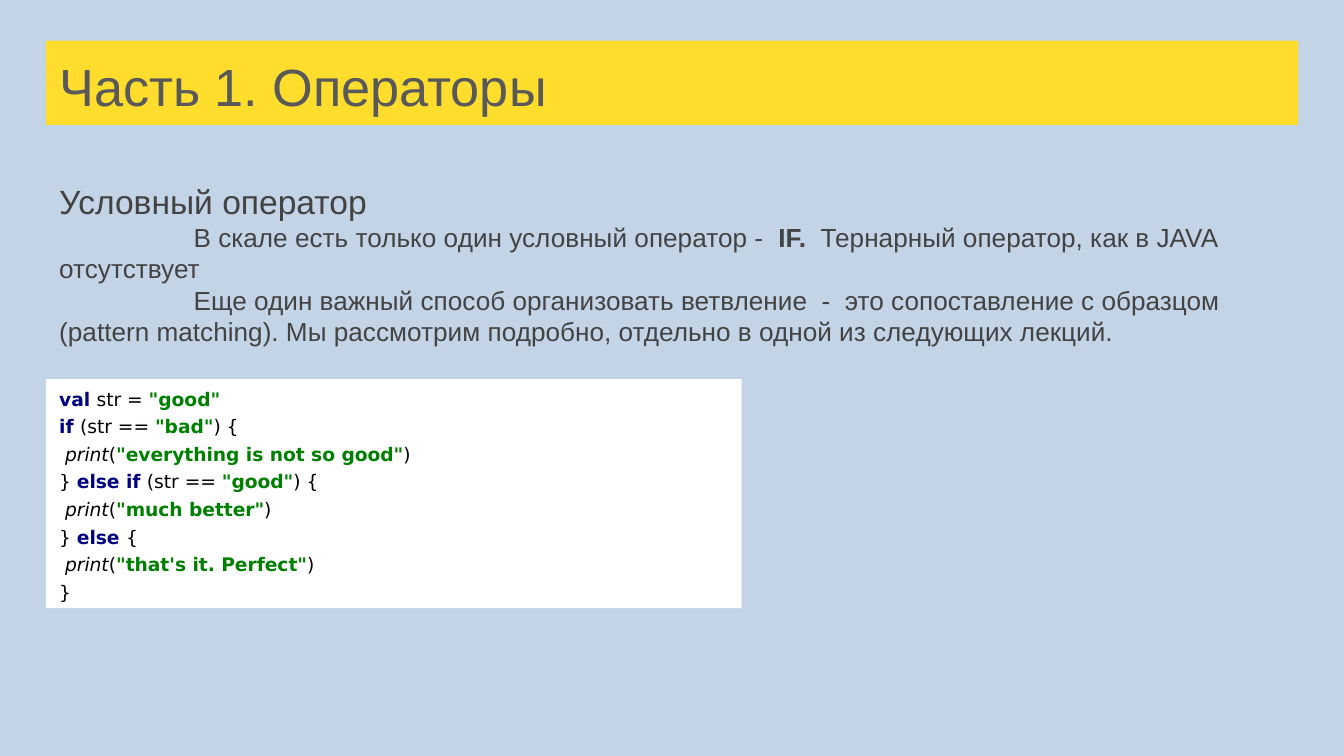
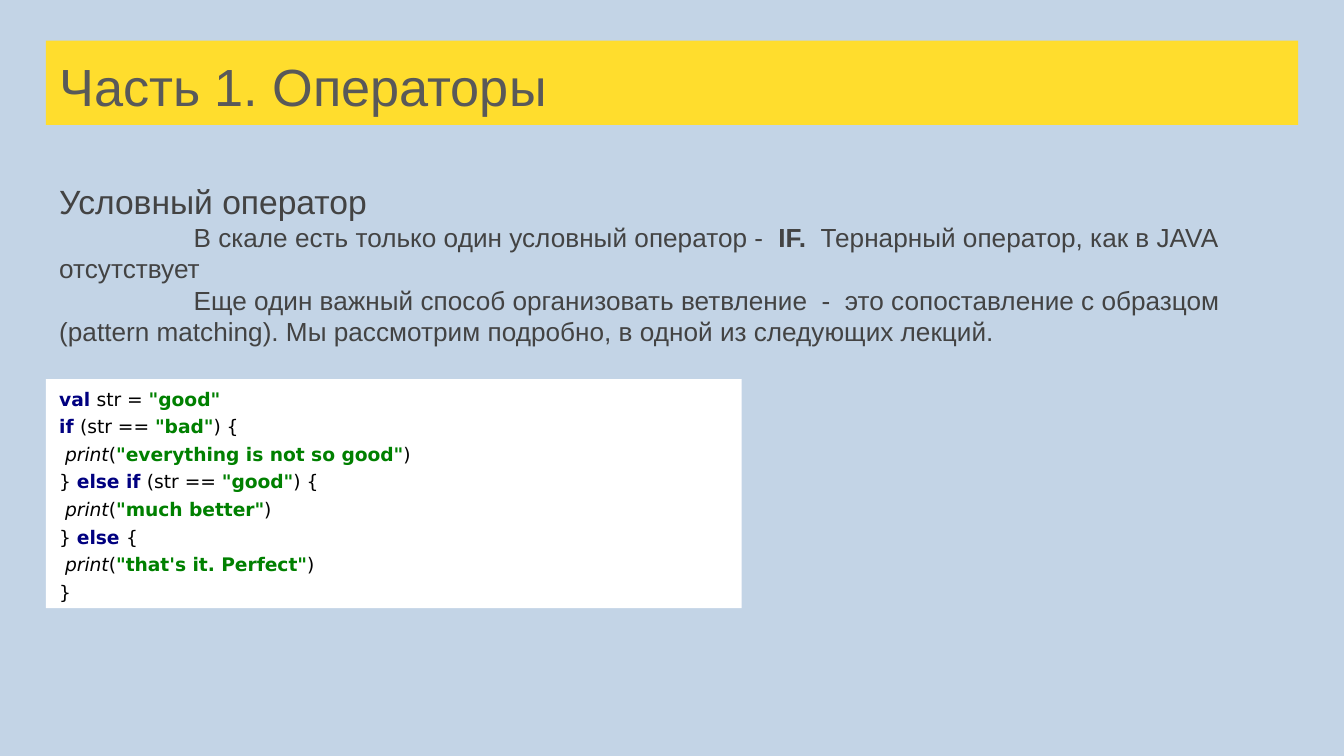
Before and after one commit to kiri11/scala-school, a slide deck: slide 33 of src/main/resources/Лекции Scala для FinTech.pptx. Drawn at 1344x756 pixels with LibreOffice and Linux fonts; fonts in the diff are those of the drawing. Boxes give left, top, right and bottom in pixels: in the first picture for what was removed or moved away, otherwise in the second. Text is boxed around its words. In the diff, an @@ line names an element or a change of style, - is before the commit and + after.

Commit message:
Fix in SQLAPI and Computation fix typos in lectures

```diff
--- a/src/main/resources/Лекции Scala для FinTech.pptx
+++ b/src/main/resources/Лекции Scala для FinTech.pptx
@@ text at box(59, 290, 1220, 347): text changed @@
-Еще один важный способ организовать ветвление - это сопоставление с образцом (pattern matching). Мы рассмотрим подробно, отдельно в одной из следующих лекций.
+Еще один важный способ организовать ветвление - это сопоставление с образцом (pattern matching). Мы рассмотрим подробно, в одной из следующих лекций.
```
Also in this commit, not shown: 7 other slides changed, 3 other files.
